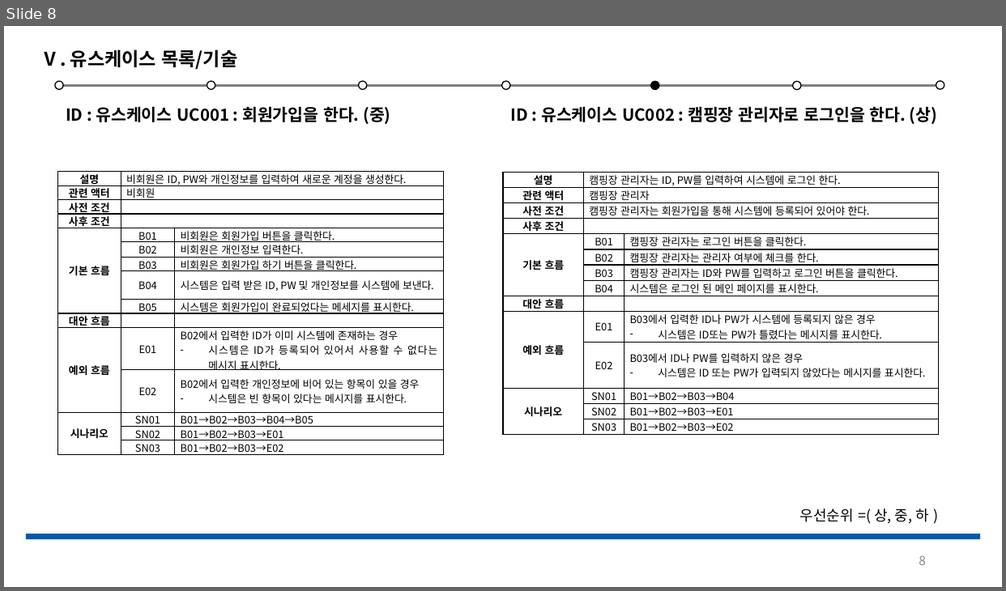
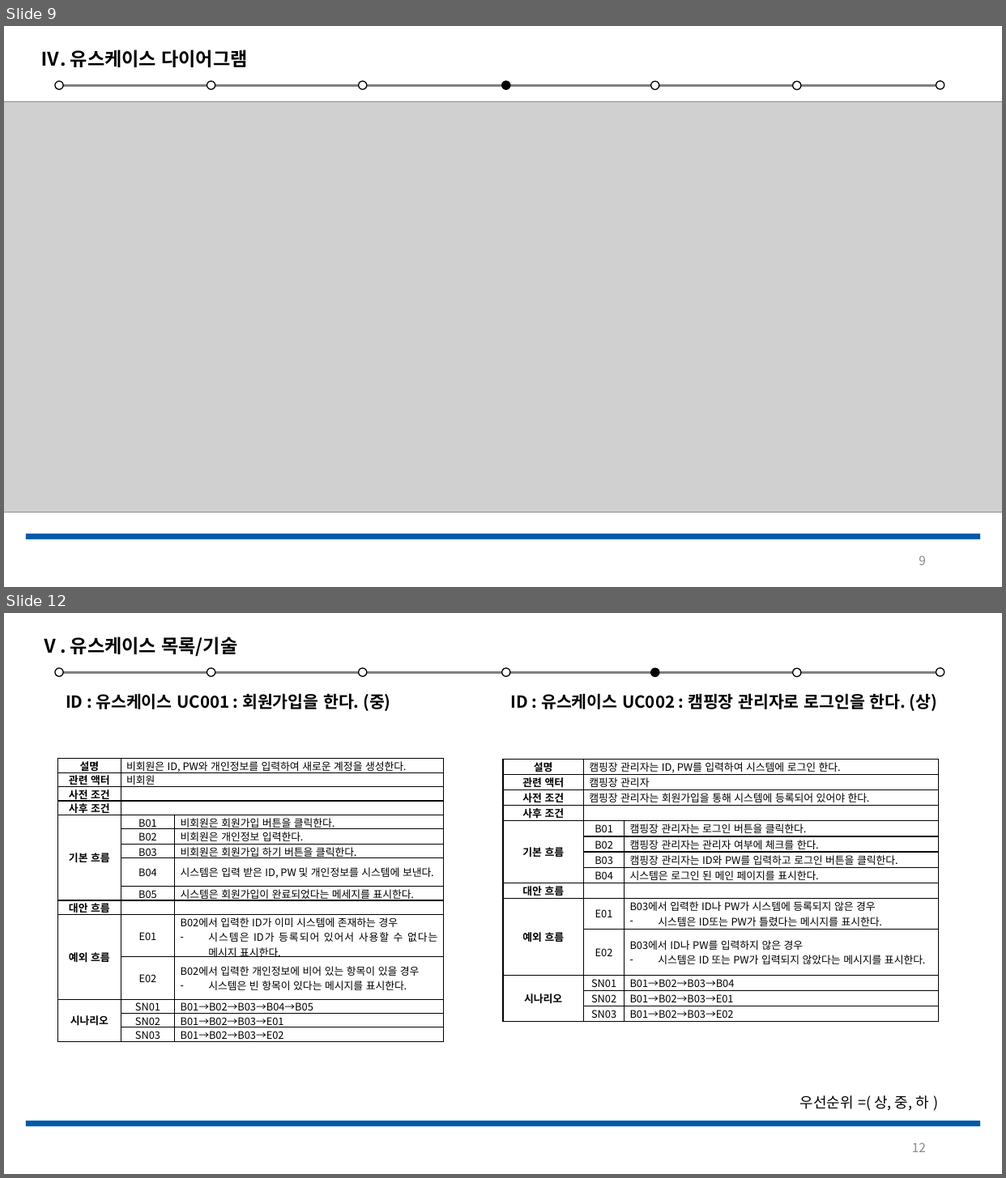
Before and after one commit to Jeeseob/SoftwareEngineering, a slide deck: 소공.pptx. Shown one above the other, each under a label of ours: slide 8 before the commit, slides 9 and 12 after it; the slides between them are not shown. The pictures are 1006x591 and 1006x1178 pixels, drawn with LibreOffice and Linux fonts; fonts in the diff are those of the drawing; grey boxes stand for pictures. Boxes give left, top, right and bottom in pixels: in the first picture for what was removed or moved away, otherwise in the second. Text is boxed around its words. In the diff, an @@ line names an element or a change of style, - is before the commit and + after.

```diff
--- a/소공.pptx
+++ b/소공.pptx
@@ slide 9 added at (x1=4, y1=26, x2=1002, y2=587), background #FFFFFF @@
@@ text added at (x1=41, y1=49, x2=247, y2=67), 18 pt, text #000000, bold @@
+Ⅳ. 유스케이스 다이어그램
@@ line added from (55, 85) to (941, 85), #7F7F7F 2.75 pt @@
@@ ellipse added at (x1=55, y1=81, x2=63, y2=90), fill #FFFFFF, outline #000000 1 pt @@
@@ ellipse added at (x1=206, y1=81, x2=215, y2=90), fill #FFFFFF, outline #000000 1 pt @@
@@ ellipse added at (x1=359, y1=81, x2=367, y2=90), fill #FFFFFF, outline #000000 1 pt @@
@@ ellipse added at (x1=502, y1=81, x2=510, y2=90), fill #000000, outline #000000 1 pt @@
@@ ellipse added at (x1=651, y1=81, x2=659, y2=90), fill #FFFFFF, outline #000000 1 pt @@
@@ ellipse added at (x1=793, y1=81, x2=801, y2=90), fill #FFFFFF, outline #000000 1 pt @@
@@ ellipse added at (x1=936, y1=80, x2=944, y2=89), fill #FFFFFF, outline #000000 1 pt @@
@@ picture added at (x1=4, y1=102, x2=1002, y2=513) @@
@@ rectangle added at (x1=26, y1=535, x2=980, y2=540), fill #005BAC @@
@@ page number added at (x1=918, y1=556, x2=926, y2=565), 12 pt, text #888888 @@
+9
@@ what was slide 8 is now slide 12 @@
@@ page number at (x1=912, y1=1143, x2=926, y2=1152): text changed @@
-8
+12
```
Also in this commit, not shown: 3 other slides added.
